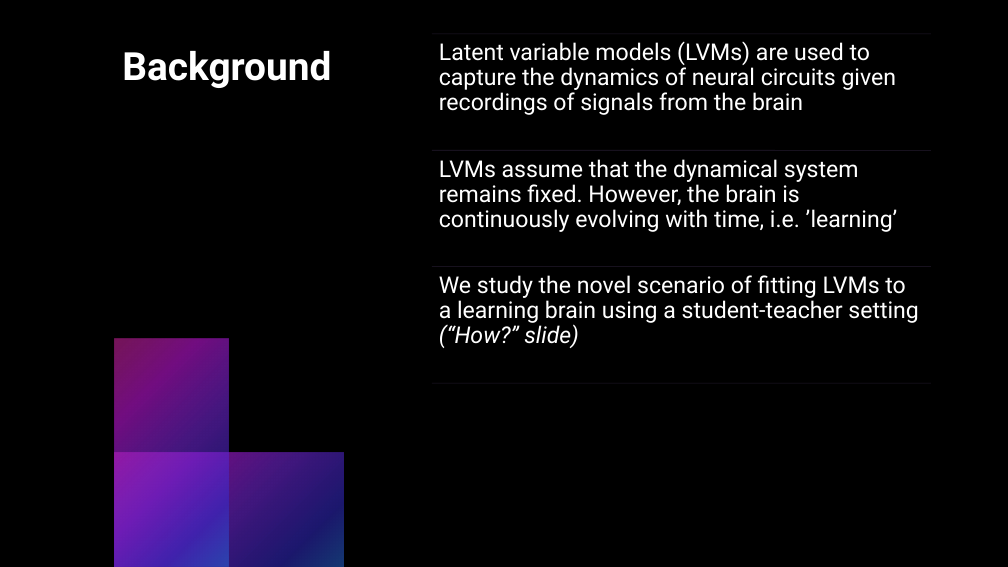
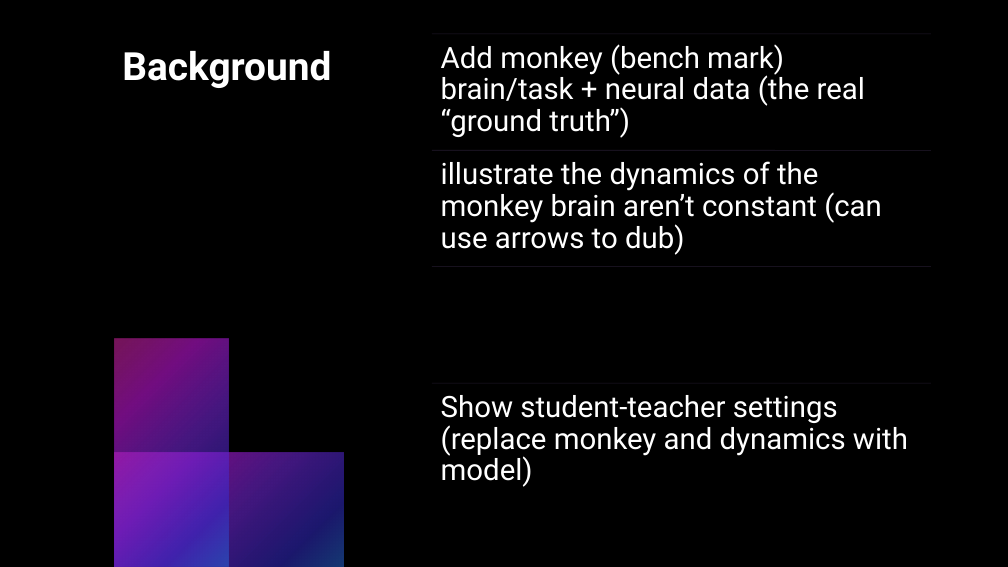
Before and after one commit to chesskiss/latent, a slide deck: slide 2 of Reports/Midterm Presentation.pptx. Drawn at 1008x567 pixels with LibreOffice and Linux fonts; fonts in the diff are those of the drawing. Boxes give left, top, right and bottom in pixels: in the first picture for what was removed or moved away, otherwise in the second. Text is boxed around its words. In the diff, an @@ line names an element or a change of style, - is before the commit and + after.

```diff
--- a/Reports/Midterm Presentation.pptx
+++ b/Reports/Midterm Presentation.pptx
@@ text at <box>441,44,865,138</box>: text changed; size 22 to 28 pt @@
-Latent variable models (LVMs) are used to capture the dynamics of neural circuits given recordings of signals from the brain
+Add monkey (bench mark) brain/task + neural data (the real “ground truth”)
@@ text at <box>441,161,882,255</box>: text changed; size 22 to 28 pt @@
-LVMs assume that the dynamical system remains fixed. However, the brain is continuously evolving with time, i.e. ’learning’
+illustrate the dynamics of the monkey brain aren’t constant (can use arrows to dub)
@@ text removed at <box>439,275,918,348</box> @@
-We study the novel scenario of fitting LVMs to a learning brain using a student-teacher setting (“How?” slide)
@@ text added at <box>441,395,908,487</box>, 28 pt, text #FFFFFF @@
+Show student-teacher settings (replace monkey and dynamics with model)
```
Also in this commit, not shown: 3 other slides changed, 3 other files.
